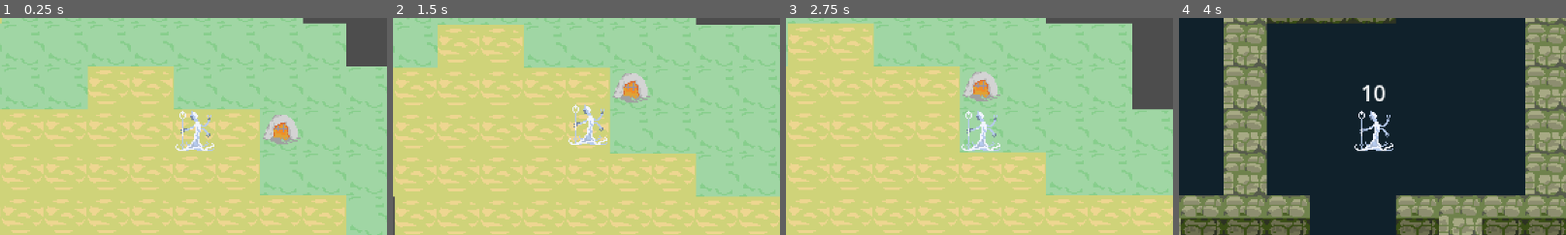
Above: before the commit, frames 1-4 (left to right).
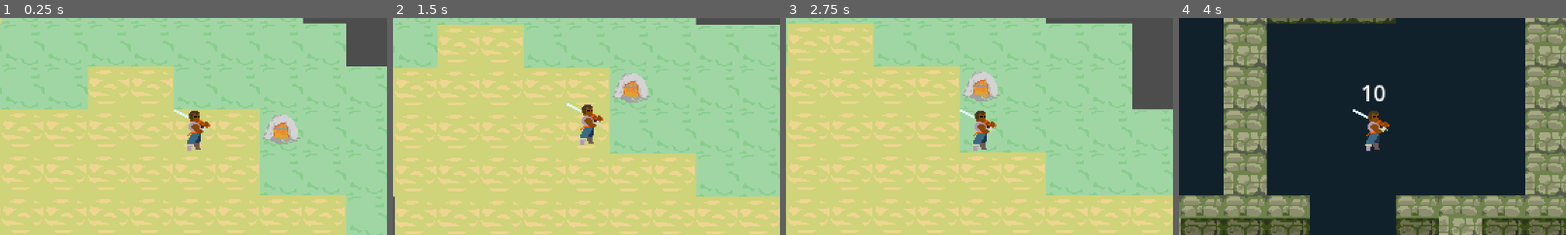
Above: after the commit, the same moments.

Repository: OttoElomaa/godot-4-roguelike-knights
Game: Godot game, scene res://Scenes/game_main.tscn
Two runs of this game, one before a commit and one after it. Both use one fixed random seed, a clock stepped at 60 frames per second and the inputs below.
Inputs:
- Up to frame 1 (0.25 s): no input
- Up to frame 2 (1.5 s): tap Enter at 0.5 s; hold Right (ui_right) 0.53-1.28 s; tap 1 (1) at 0.6 s; tap 2 (2) at 0.8, 1.35 s; tap Space at 1.25 s; hold Down (ui_down) from 1.28 s (still down)
- Up to frame 3 (2.75 s): tap L (L) at 1.55, 2.1 s; tap Enter at 2 s; release Down (ui_down) at 2.03 s; hold Right (ui_right) from 2.03 s (still down); tap O (O) at 2.3 s
- Up to frame 4 (4 s): tap Space at 2.75 s; release Right (ui_right) at 2.78 s; hold Up (ui_up) 2.78-3.5 s; tap O (O) at 2.85 s; tap P (P) at 3.05 s; click "Welcome to the Dungeon" at 3.5 s
The pictures show only the part of the screen within x 25-75%, y 24-74%; the shares and areas given below are measured in that part.

The runs differ from the first frame. In frame 1, 1.0% of the frame differs, in the area x 44-56%, y 41-62%; in frame 2, 1.0%; in frame 3, 1.0%; in frame 4, 1.1%.
Error in both runs: Invalid access to property or key 'isEnemy' on a base object of type 'Nil'. (res://Scripts/Skills/SkillTargeting.gd:54)

Commit message:
Added hero sprites. Added block chance mechanic via creature stats node
This will hopefully be the start of many other mechanics like dodge and armor and such

Diff:
--- a/Scenes/Creatures/Creature.tscn
+++ b/Scenes/Creatures/Creature.tscn
@@ -51,6 +51,10 @@
 [node name="Sprite2D" type="Sprite2D" parent="."]
 texture = ExtResource("2_w27nt")
 
+[node name="Stats" type="Node" parent="."]
+script = ExtResource("6_x3hfw")
+block = 20
+
 [node name="Skills" type="Node" parent="."]
 
 [node name="HealthComponent" parent="." instance=ExtResource("3_sgkqn")]
@@ -70,7 +74,4 @@
 [node name="CreatureMovement" type="Node" parent="."]
 script = ExtResource("5_hw60m")
 
-[node name="Stats" type="Node" parent="."]
-script = ExtResource("6_x3hfw")
-
 [node name="Items" type="Node" parent="."]
--- a/Scenes/Creatures/Player.tscn
+++ b/Scenes/Creatures/Player.tscn
@@ -4,7 +4,7 @@
 [ext_resource type="PackedScene" uid="uid://bjncipjr144kf" path="res://Scenes/Creatures/Creature.tscn" id="1_oyi6b"]
 [ext_resource type="PackedScene" uid="uid://d4g5rogm106cr" path="res://Scenes/Skills/Strike.tscn" id="2_65cc6"]
 [ext_resource type="Script" path="res://Scripts/PlayerAndCreatures/movementInputComponent.gd" id="2_eephr"]
-[ext_resource type="Texture2D" uid="uid://bnhrqy1c0eihc" path="res://Sprites/Enemies/enemy-dark-healer-transparent-32px.png" id="3_ibhe8"]
+[ext_resource type="Texture2D" uid="uid://iouh024wqtl4" path="res://Sprites/heroes-warden.png" id="3_g15wy"]
 [ext_resource type="PackedScene" uid="uid://cwkrdlxk2utha" path="res://Scenes/Skills/Strong Strike.tscn" id="3_pbg33"]
 
 [node name="Player" instance=ExtResource("1_oyi6b")]
@@ -14,7 +14,7 @@
 creatureName = "Player"
 
 [node name="Sprite2D" parent="." index="0"]
-texture = ExtResource("3_ibhe8")
+texture = ExtResource("3_g15wy")
 
 [node name="Strike" parent="Skills" index="0" instance=ExtResource("2_65cc6")]
 
--- a/Scripts/PlayerAndCreatures/CreatureStatsComponent.gd
+++ b/Scripts/PlayerAndCreatures/CreatureStatsComponent.gd
@@ -6,3 +6,33 @@
 @export var crit := 0
 @export var evade := 0
 @export var block := 0
+
+var creature: Node = null
+var ui: Node = null
+
+var rng := RandomNumberGenerator.new()
+
+
+func setup(creature):
+
+	self.creature = creature
+	self.ui = creature.world.ui
+
+
+
+func handlePhysicalHit(damage:int):
+
+	if tryBlock():
+		var blockString : String =  "%s blocks %d damage without taking any!" % [creature.creatureName, damage]
+		ui.addMessage(blockString, Color.WHITE)
+	else:
+		creature.takeDamage(damage)
+
+
+
+func tryBlock():
+
+	var rand = rng.randi_range(0,100)
+	if rand < block:
+		return true
+	return false
--- a/Scripts/PlayerAndCreatures/PlayerExtendsCreature.gd
+++ b/Scripts/PlayerAndCreatures/PlayerExtendsCreature.gd
@@ -27,6 +27,8 @@
 		return
 
 	$HealthComponent.setup(self)
+	$Stats.setup(self)
+
 	$AnimationComponent.setup(self)
 	$CreatureMovement.setup(self)
 
--- a/Scripts/Skills/BasicPhysicalAttack.gd
+++ b/Scripts/Skills/BasicPhysicalAttack.gd
@@ -20,7 +20,7 @@
 	var target = targets[0]
 
 	skill.ui.addMessage(skill.actor.creatureName + " uses " + skill.skillName, Color.WHITE)
-	target.takeDamage(damage)
+	target.handlePhysicalHit(damage)
 
 	if isRanged:
 		skill.world.lineOfSight.createRangedLine(actor.position, target.position)
--- a/Scripts/creature.gd
+++ b/Scripts/creature.gd
@@ -37,18 +37,14 @@
 	self.player = world.getPlayer()
 
 	$HealthComponent.setup(self)
+	$Stats.setup(self)
+
 	$AnimationComponent.setup(self)
 
 	$CreatureMovement.setup(self)
 
 	for skill in $Skills.get_children():
 		skill.setup(self)
-
-
-func mySetup():
-	pass
-	#self.game = game
-
 
 
 
@@ -174,6 +170,10 @@
 
 	$HealthComponent.takeDamage(amount)
 	$AnimationComponent.playMeleeHit()
+
+
+func handlePhysicalHit(damage:int):
+	$Stats.handlePhysicalHit(damage)
 
 
 func recoverHealth(amount: int):
Binary file added: Sprites/heroes-knight.png
Not shown, added: Sprites/heroes-knight.png.import
Binary file added: Sprites/heroes-sorcerer.png
Not shown, added: Sprites/heroes-sorcerer.png.import
Binary file added: Sprites/heroes-thief.png
Not shown, added: Sprites/heroes-thief.png.import
Binary file added: Sprites/heroes-warden.png
Not shown, added: Sprites/heroes-warden.png.import
Binary file added: Sprites/heroes-wizard.png
Not shown, added: Sprites/heroes-wizard.png.import
